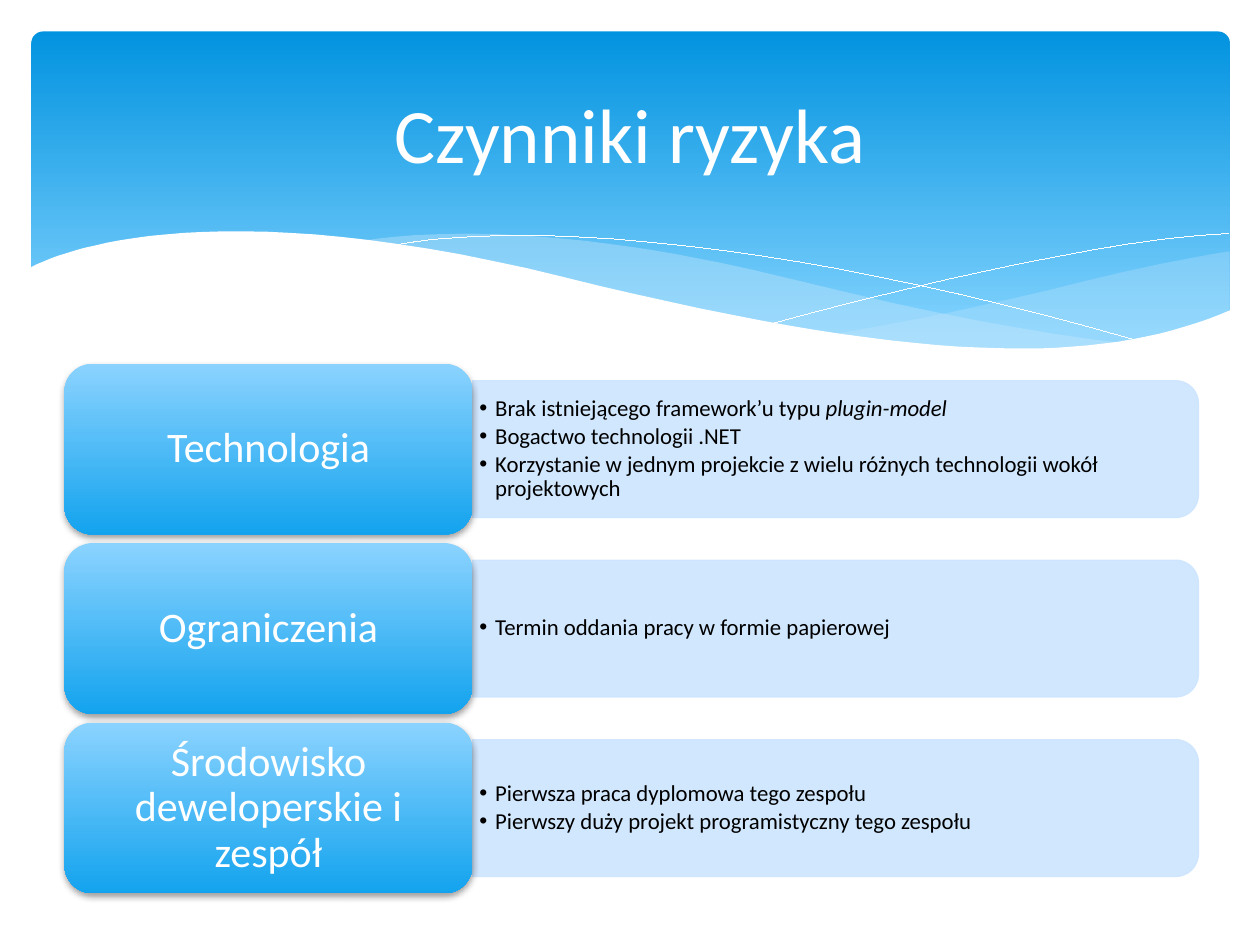
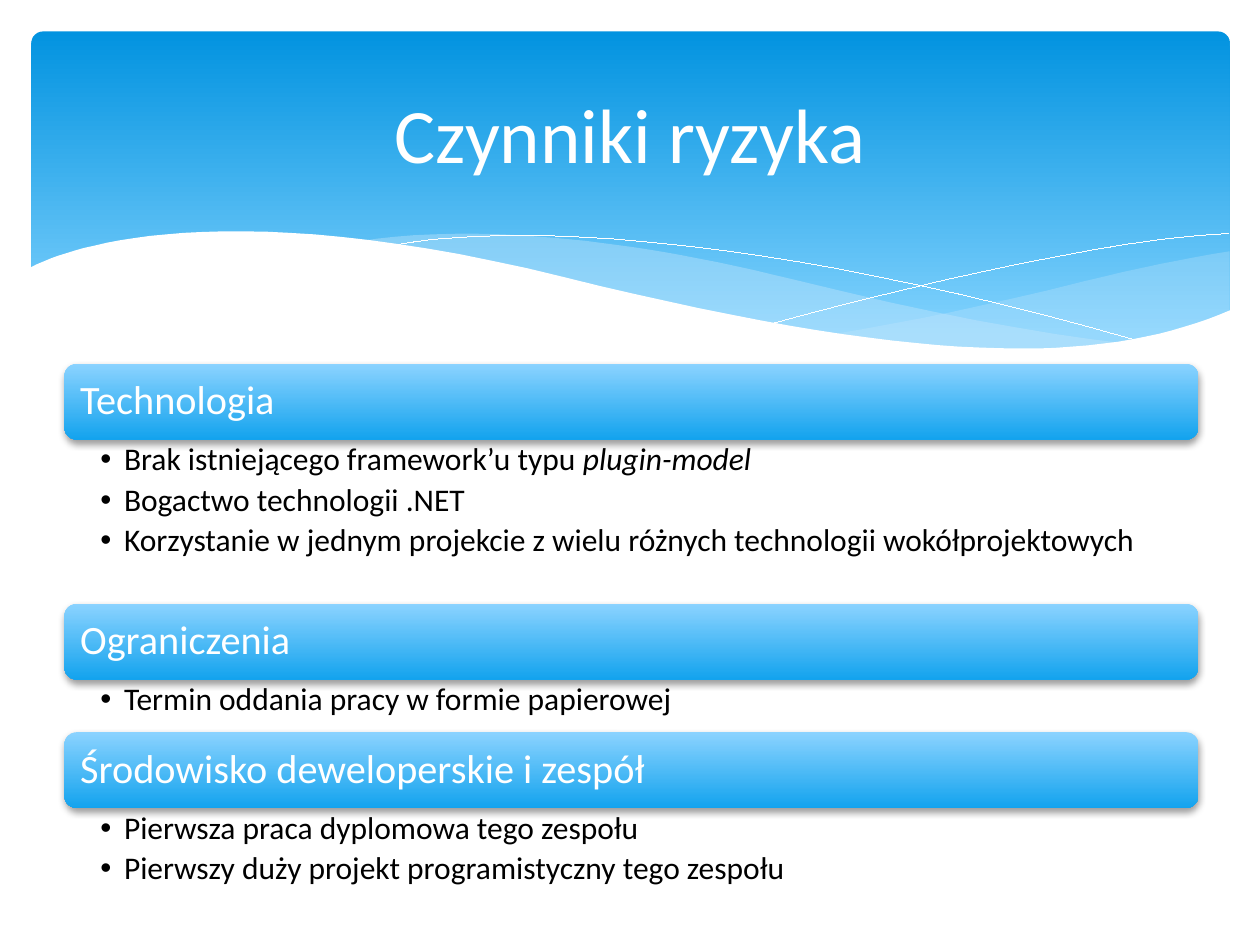
Before and after one commit to psla/Nomad, a slide deck: slide 12 of DiplomaSeminar/Presentation/Nomad.pptx (slide 21 before the commit). Drawn at 1260x945 pixels with LibreOffice and Linux fonts; fonts in the diff are those of the drawing. Boxes give left, top, right and bottom in pixels: in the first picture for what was removed or moved away, otherwise in the second. Text is boxed around its words. In the diff, an @@ line names an element or a change of style, - is before the commit and + after.

```diff
--- a/DiplomaSeminar/Presentation/Nomad.pptx
+++ b/DiplomaSeminar/Presentation/Nomad.pptx
@@ rounded rectangle added at (64,364,1198,440), fill gradient #8CD3FF to #14A2EF @@
@@ size 24 to 23 pt; alignment centre to left in 3 elements at (80,626,290,664), (80,749,644,793), (80,386,274,424) @@
@@ text "Brak istniejącego framework’u typu plugin-model": place and size @@
-text "Brak istniejącego framework’u typu plugin-model" at (495,400,1098,500)
+text "Brak istniejącego framework’u typu plugin-model" at (124,444,1134,557)
@@ text "Brak istniejącego framework’u typu plugin-model" at (124,444,1134,557): vertical alignment middle to top @@
@@ text at (124,444,751,517): size 13 to 18 pt in "Brak istniejącego framework’u typu plugin-model", "Bogactwo technologii .NET"; indent changed; more space between paragraphs @@
@@ text at (124,529,1134,557): text changed; size 13 to 18 pt @@
-  •• Korzystanie w jednym projekcie z wielu różnych technologii wokół projektowych
+  •• Korzystanie w jednym projekcie z wielu różnych technologii wokółprojektowych
@@ rounded rectangle added at (64,604,1198,679), fill gradient #8CD3FF to #14A2EF @@
@@ text "Ograniczenia": place and size @@
-text "Ograniczenia" at (159,613,378,649)
+text "Ograniczenia" at (80,626,290,664)
@@ text "Termin oddania pracy w formie ..." at (124,684,671,716): size 13 to 18 pt; indent changed; more space between paragraphs; vertical alignment middle to top @@
@@ text "Termin oddania pracy w formie ...": place and size @@
-text "Termin oddania pracy w formie ..." at (495,619,889,639)
+text "Termin oddania pracy w formie ..." at (124,684,671,716)
@@ group removed at (64,364,1199,893): 3 round same rects, 3 rounded rectangles @@
@@ rounded rectangle added at (64,732,1198,808), fill gradient #8CD3FF to #14A2EF @@
@@ text "Pierwsza praca dyplomowa tego zespołu": place and size @@
-text "Pierwsza praca dyplomowa tego zespołu" at (495,785,971,833)
+text "Pierwsza praca dyplomowa tego zespołu" at (124,812,784,885)
@@ text "Pierwsza praca dyplomowa tego zespołu" at (124,812,784,885): size 13 to 18 pt; indent changed; more space between paragraphs; vertical alignment middle to top @@
```
Also in this commit, not shown: 21 other slides changed, 5 slides added, 4 slides removed, 3 other files.
